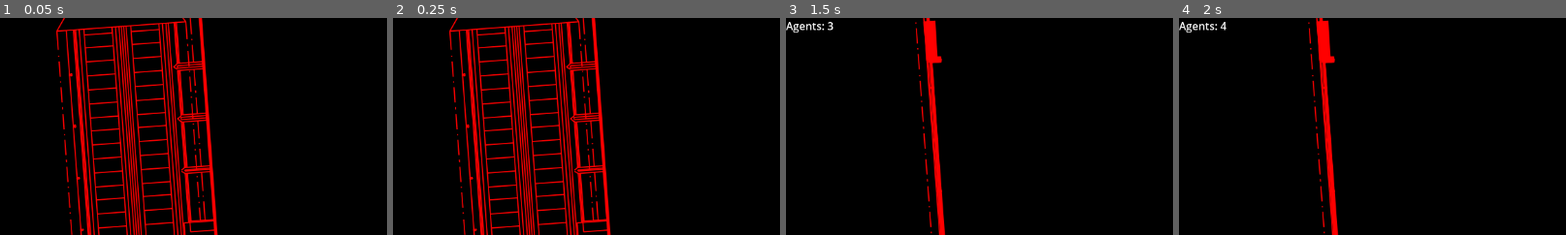
Above: before the commit, frames 1-4 (left to right).
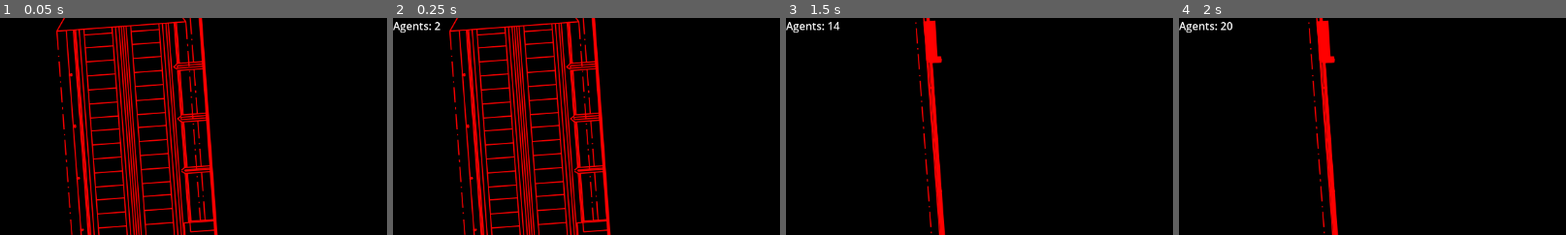
Above: after the commit, the same moments.

Repository: LukasEliasson/molndalsbro-simulering
Game: Godot game, scene res://scenes/Main.tscn
Two runs of this game, one before a commit and one after it. Both use one fixed random seed, a clock stepped at 60 frames per second and the inputs below. This scene is started directly instead of the project's main scene.
Inputs (mouse positions are % of the whole screen's width and height, from its top left):
- Up to frame 1 (0.05 s): no input
- Up to frame 2 (0.25 s): no input
- Up to frame 3 (1.5 s): move the mouse to (72, 45) at 0.52 s; hold S (camera_down) 0.53-1.28 s; move the mouse to (30, 55) at 1.27 s; tap A (camera_left) at 1.35 s
- Up to frame 4 (2 s): no input
The pictures show only the part of the screen within x 0-50%, y 0-50%; the shares and areas given below are measured in that part.

Frame 1 is identical in both runs. In frame 2, 0.3% of the frame differs, in the area x 0-13%, y 1-8%; in frame 3, less than 0.1%; in frame 4, 0.1%.

Commit message:
Added max_agents variable

Diff:
--- a/scripts/Station.gd
+++ b/scripts/Station.gd
@@ -1,7 +1,8 @@
 extends Node2D
 
 @export var person_scene = preload("res://scenes/Person.tscn")
-@export var spawn_interval: float = 0.4
+@export var spawn_interval: float = 0.1
+@export var max_agents: int = 1500
 
 # Average size of a cluster spawn to offset
 # the entry weight compared to the exit weight
@@ -73,14 +74,14 @@
 			spawn_cooldown = spawn_interval
 
 func spawn_person():
-	if not simulation_paused and agents.size() < 500:
+	if not simulation_paused and agents.size() < max_agents:
 		var entry = pick_entry_point()
 
 		if not cluster_points.has(entry):
 			create_agent(entry)
 		else:
 			for i in range(randi_range(10,60)):
-				if not simulation_paused and agents.size() < 500:
+				if not simulation_paused and agents.size() < max_agents:
 					create_agent(entry)
 					await get_tree().create_timer(0.5).timeout
 
